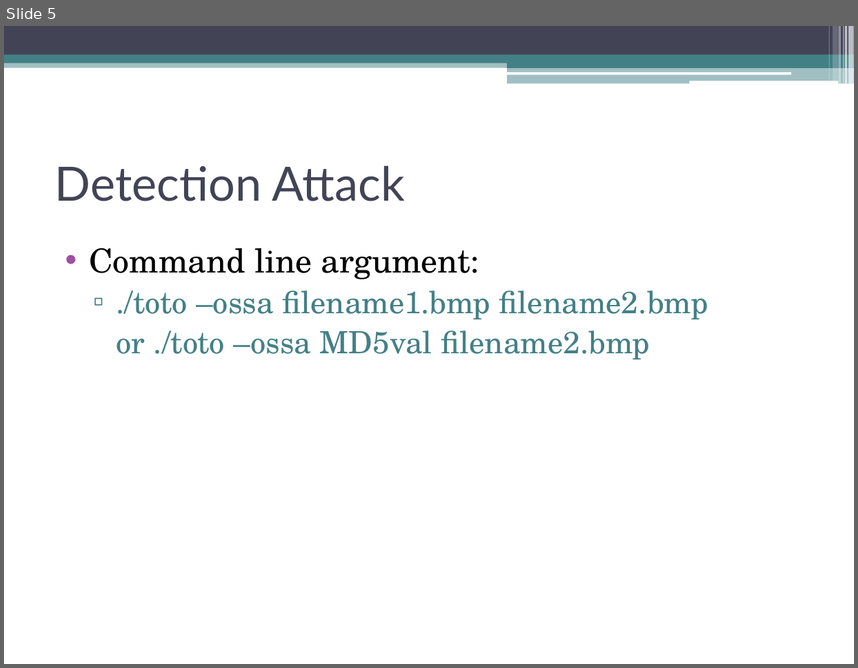
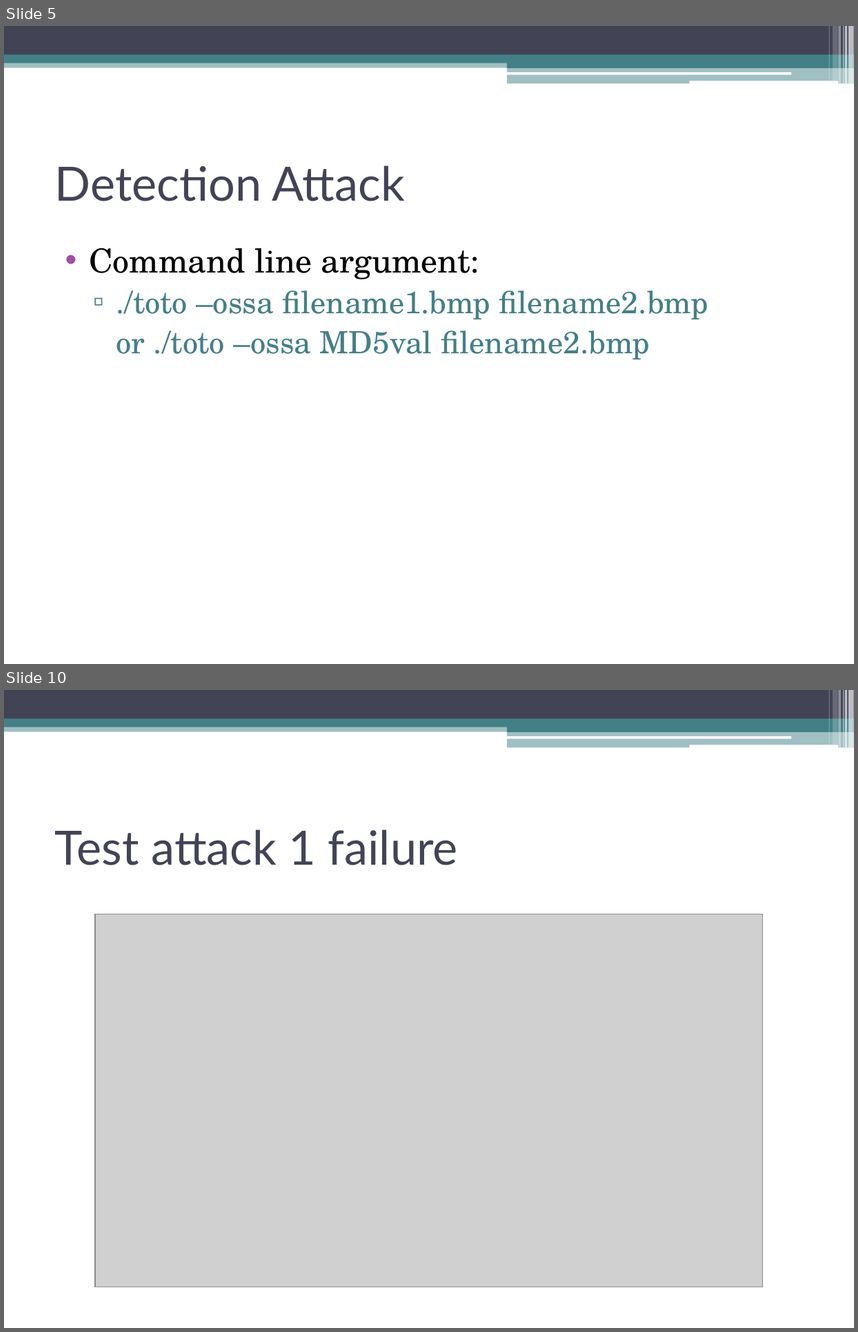
Before and after one commit to jaideng123/Cryptosystems, a slide deck: FinalPresentation.pptx. Shown one above the other, each under a label of ours: slide 5 before the commit, slides 5 and 10 after it; the slides between them are not shown. The pictures are 858x668 and 858x1332 pixels, drawn with LibreOffice and Linux fonts; fonts in the diff are those of the drawing; grey boxes stand for pictures. Boxes give left, top, right and bottom in pixels: in the first picture for what was removed or moved away, otherwise in the second. Text is boxed around its words. In the diff, an @@ line names an element or a change of style, - is before the commit and + after.

```diff
--- a/FinalPresentation.pptx
+++ b/FinalPresentation.pptx
@@ slide 10 added at (4, 690, 854, 1328), background #FFFFFF; not listed: 13 template elements that a slide beside it also shows @@
@@ title added at (55, 829, 458, 865), 40 pt, text #424456 @@
+Test attack 1 failure
@@ picture added at (95, 914, 763, 1287) @@
```
Also in this commit, not shown: 5 other slides added, 3 other files.
